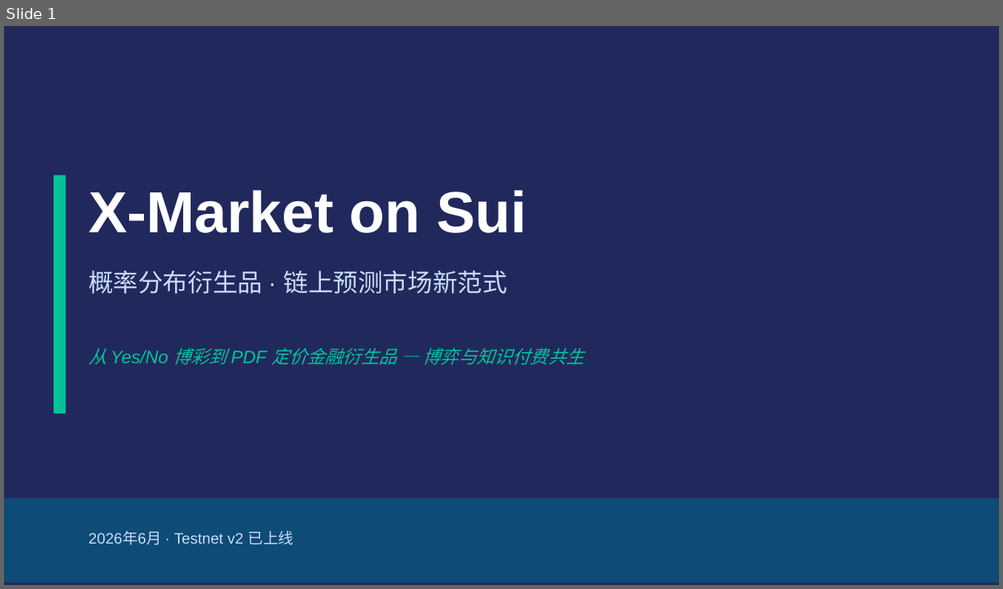
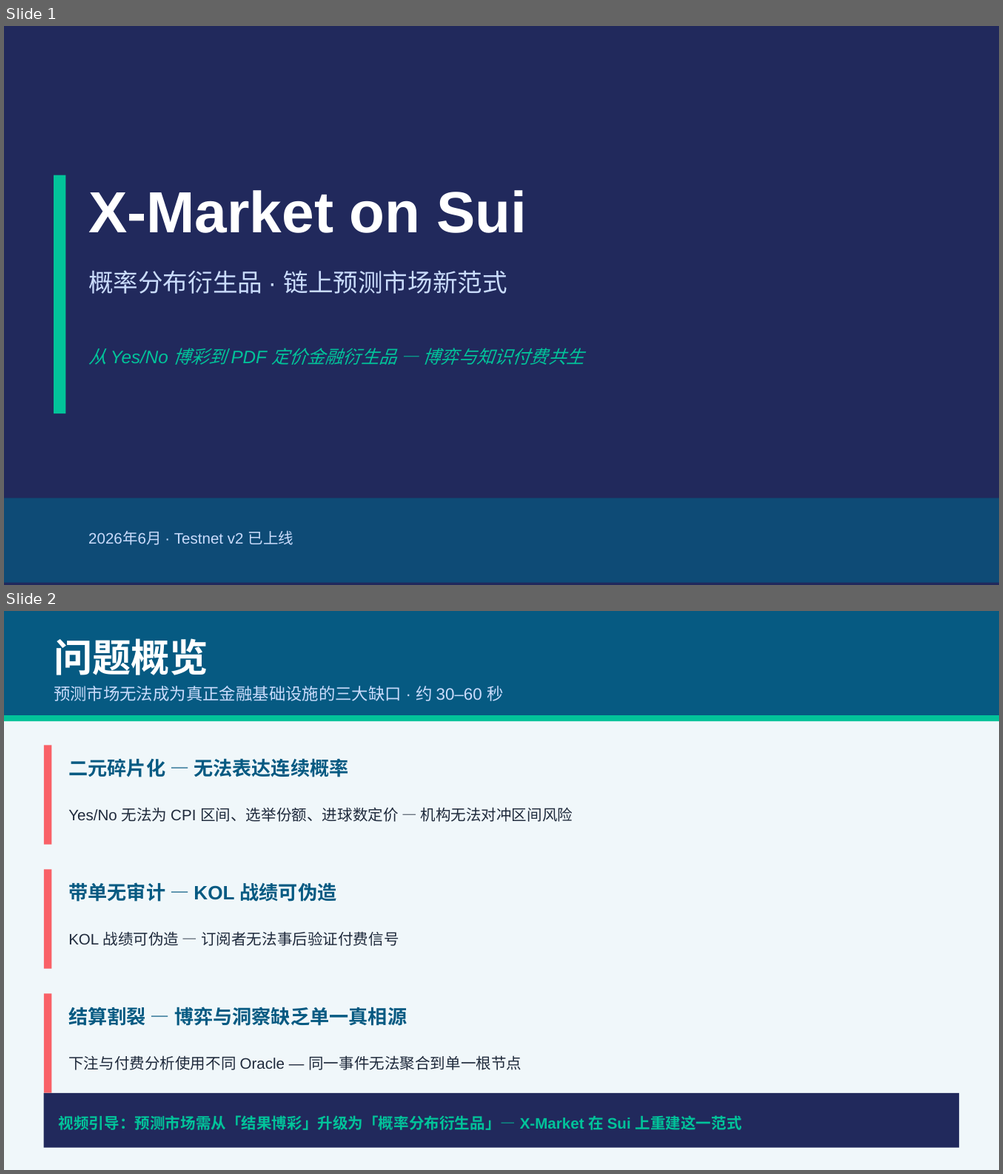
Before and after one commit to bamaao/x-market, a slide deck: docs/presentations/X-Market-Sui-Overview.zh.pptx. Shown one above the other, each under a label of ours: slide 1 before the commit, slides 1 and 2 after it. The pictures are 1003x589 and 1003x1174 pixels, drawn with LibreOffice and Linux fonts; fonts in the diff are those of the drawing. Boxes give left, top, right and bottom in pixels: in the first picture for what was removed or moved away, otherwise in the second. Text is boxed around its words. In the diff, an @@ line names an element or a change of style, - is before the commit and + after.

```diff
--- a/docs/presentations/X-Market-Sui-Overview.zh.pptx
+++ b/docs/presentations/X-Market-Sui-Overview.zh.pptx
@@ slide 2 added at box(4, 611, 999, 1170), background #F0F7FA @@
@@ rectangle added at box(4, 611, 999, 715), fill #065A82 @@
@@ text added at box(54, 638, 208, 675), 28 pt, text #FFFFFF, bold @@
+问题概览
@@ text added at box(54, 686, 503, 701), 12 pt, text #CADCFC @@
+预测市场无法成为真正金融基础设施的三大缺口 · 约 30–60 秒
@@ rectangle added at box(4, 715, 999, 721), fill #02C39A @@
@@ rectangle added at box(44, 745, 52, 845), fill #F96167 @@
@@ text added at box(68, 758, 348, 777), 14 pt, text #065A82, bold @@
+二元碎片化 — 无法表达连续概率
@@ text added at box(68, 807, 573, 822), 11 pt, text #1E293B @@
+Yes/No 无法为 CPI 区间、选举份额、进球数定价 — 机构无法对冲区间风险
@@ rectangle added at box(44, 869, 52, 969), fill #F96167 @@
@@ text added at box(68, 883, 337, 902), 14 pt, text #065A82, bold @@
+带单无审计 — KOL 战绩可伪造
@@ text added at box(68, 931, 398, 946), 11 pt, text #1E293B @@
+KOL 战绩可伪造 — 订阅者无法事后验证付费信号
@@ rectangle added at box(44, 994, 52, 1093), fill #F96167 @@
@@ text added at box(68, 1007, 407, 1026), 14 pt, text #065A82, bold @@
+结算割裂 — 博弈与洞察缺乏单一真相源
@@ text added at box(68, 1056, 521, 1071), 11 pt, text #1E293B @@
+下注与付费分析使用不同 Oracle — 同一事件无法聚合到单一根节点
@@ rectangle added at box(44, 1093, 959, 1148), fill #21295C @@
@@ text added at box(59, 1116, 742, 1130), 11 pt, text #02C39A, bold @@
+视频引导：预测市场需从「结果博彩」升级为「概率分布衍生品」— X-Market 在 Sui 上重建这一范式
```
Also in this commit, not shown: 1 slide changed, 1 other slide added, 18 other files.
